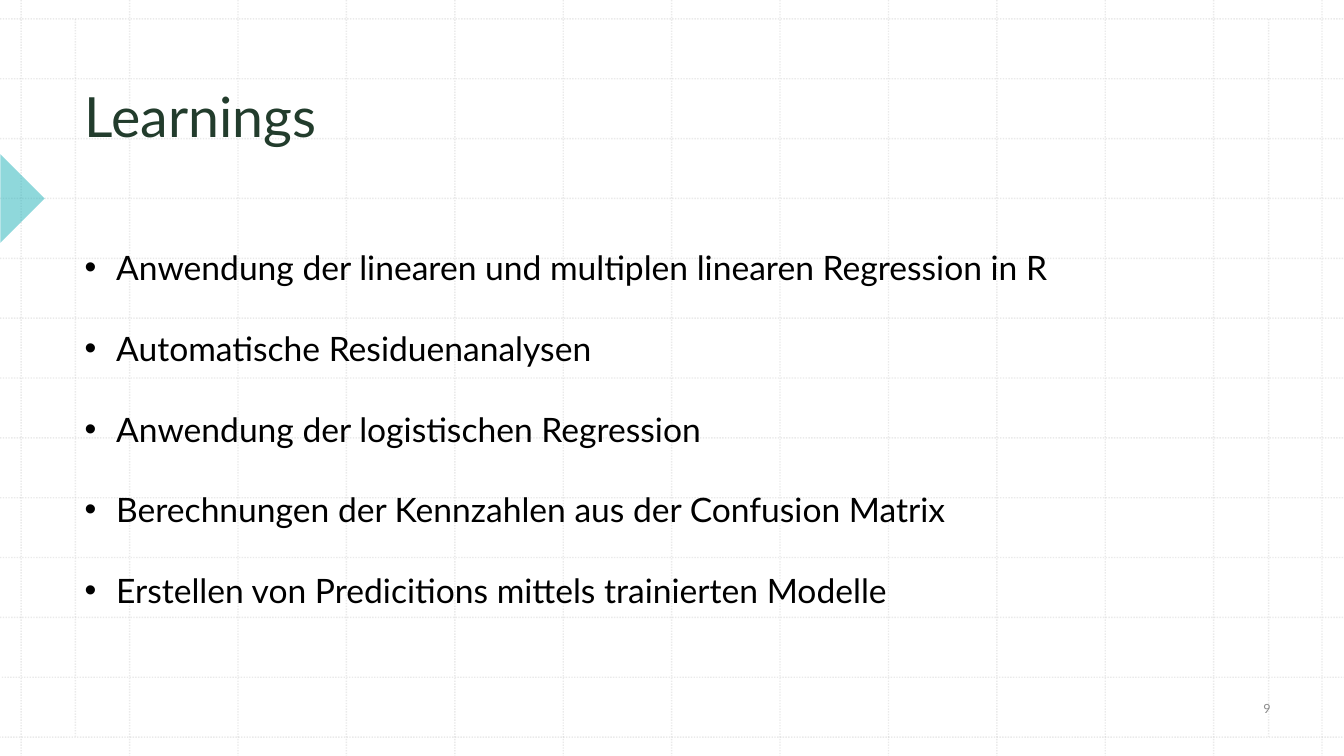
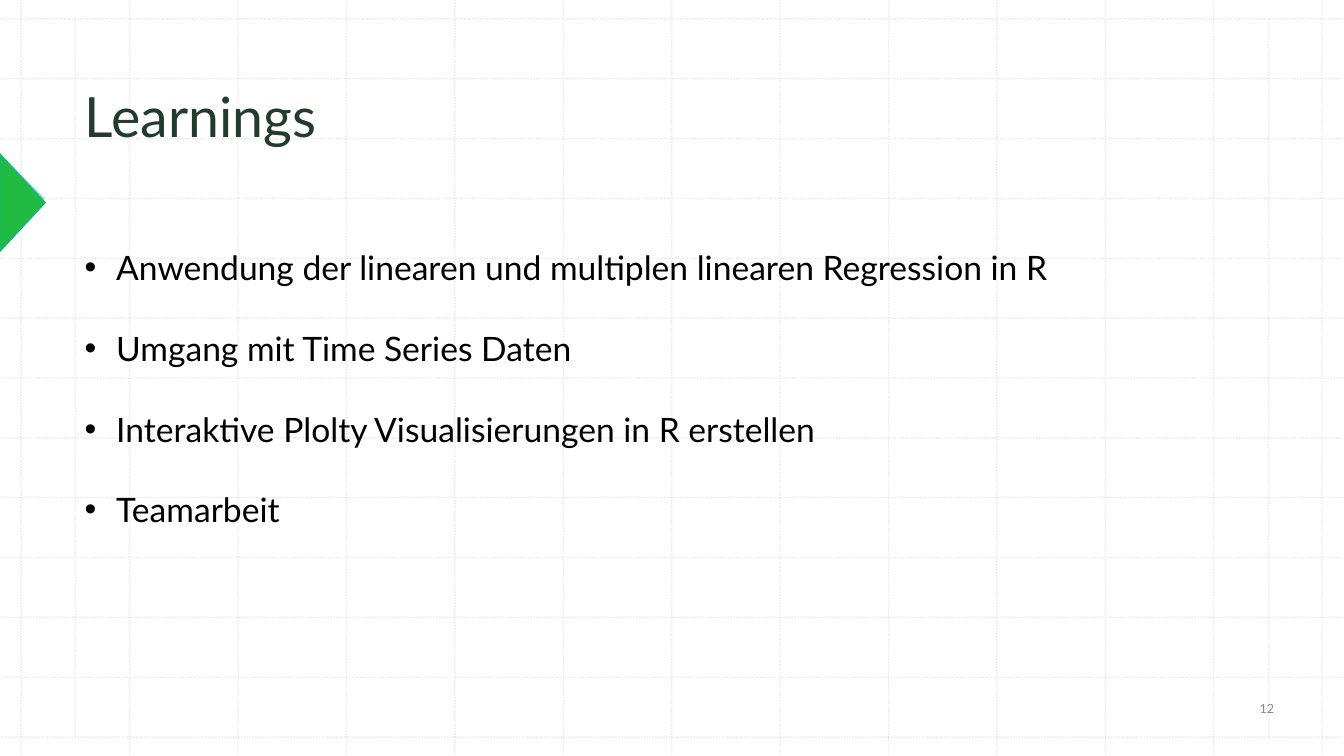
Before and after one commit to 7ben18/Programmieren_in_R, a slide deck: slide 12 of Gruppenarbeit_Praesi/prr_gruppenarbeit.pptx (slide 9 before the commit). Drawn at 1344x756 pixels with LibreOffice and Linux fonts; fonts in the diff are those of the drawing. Boxes give left, top, right and bottom in pixels: in the first picture for what was removed or moved away, otherwise in the second. Text is boxed around its words. In the diff, an @@ line names an element or a change of style, - is before the commit and + after.

```diff
--- a/Gruppenarbeit_Praesi/prr_gruppenarbeit.pptx
+++ b/Gruppenarbeit_Praesi/prr_gruppenarbeit.pptx
@@ triangle added at box(0, 155, 45, 252), fill #21BA42, outline #14B87C 1 pt @@
@@ text at box(116, 336, 814, 523): text changed @@
-• Automatische Residuenanalysen
-• Anwendung der logistischen Regression
-• Berechnungen der Kennzahlen aus der Confusion Matrix
-• Erstellen von Predicitions mittels trainierten Modelle
+• Umgang mit Time Series Daten
+• Interaktive Plolty Visualisierungen in R erstellen
+• Teamarbeit
@@ page number at box(1260, 704, 1275, 713): text changed @@
-9
+12
```
Also in this commit, not shown: 3 slides added.
